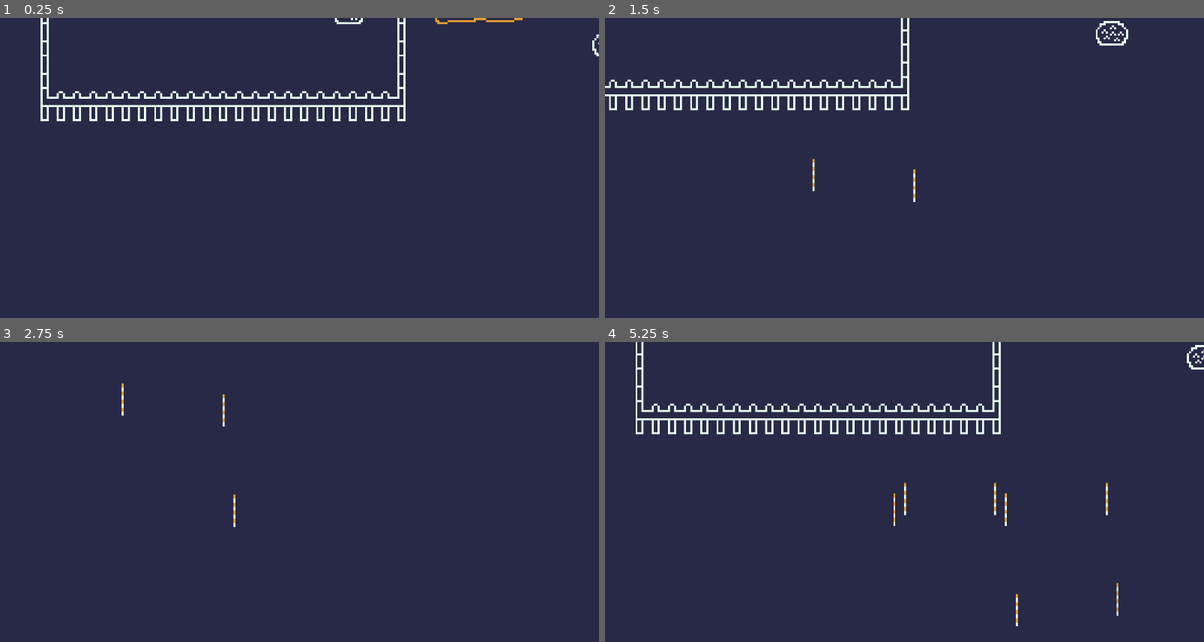
Above: before the commit, frames 1-4 (two rows, left to right).
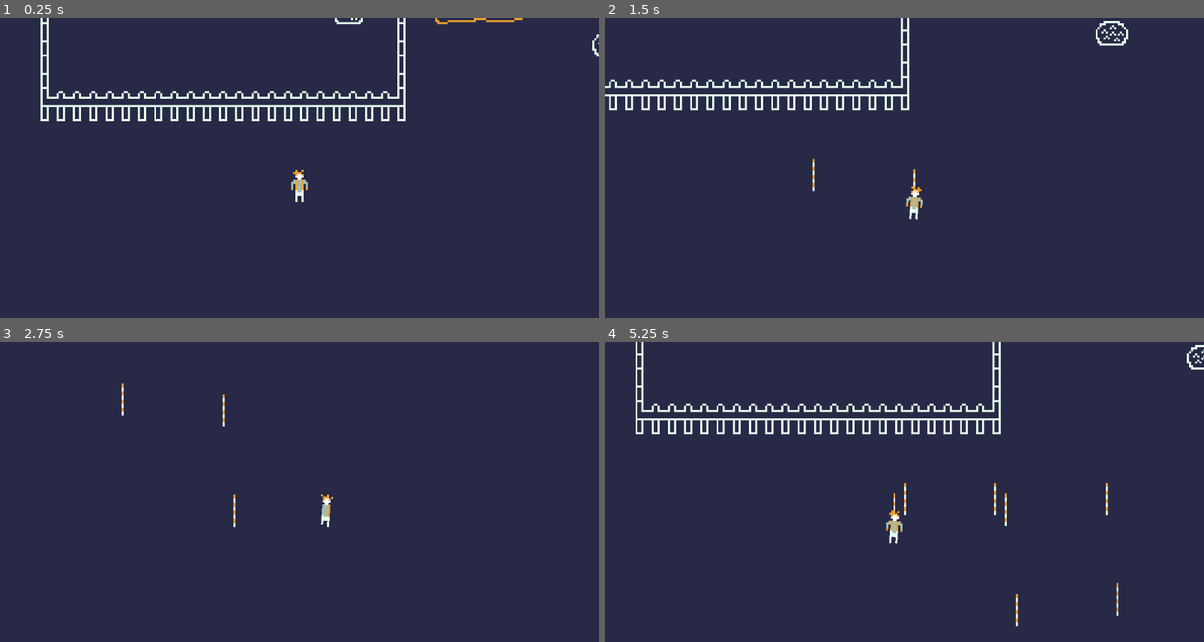
Above: after the commit, the same moments.

Repository: troingle/sgh-jami-24
Game: Godot game, scene res://scenes/level_1.tscn
The game is run twice, just before and just after one commit, with the same random seed, the same clock (stepped at 60 frames per second) and the same inputs.
Inputs:
- Up to frame 1 (0.25 s): no input
- Up to frame 2 (1.5 s): tap Enter at 0.5 s; hold D (right) 0.53-1.28 s; tap Space (place) at 0.6, 1.35 s; hold S (down) from 1.28 s (still down)
- Up to frame 3 (2.75 s): release S (down) at 2.03 s; hold D (right) from 2.03 s (still down); tap Space (place) at 2.1 s
- Up to frame 4 (5.25 s): release D (right) at 2.78 s; hold W (up) 2.78-3.53 s; tap Space (place) every 0.75 s from 2.85 to 5.1 s; hold A (left) 3.53-5.03 s; hold S (down) from 5.03 s (still down)

The runs differ from the first frame. In frame 1, 0.2% of the frame differs, in the area x 48-52%, y 50-62%; in frame 2, 0.2%, in the area x 50-54%, y 56-68%; in frame 3, 0.1%; in frame 4, 0.2%.

Commit message:
Fixed bug with player not showing

Diff:
--- a/scenes/player.tscn
+++ b/scenes/player.tscn
@@ -120,6 +120,21 @@
 [sub_resource type="RectangleShape2D" id="RectangleShape2D_wwnqb"]
 size = Vector2(24, 48)
 
+[sub_resource type="Animation" id="Animation_y3vm7"]
+length = 0.001
+tracks/0/type = "value"
+tracks/0/imported = false
+tracks/0/enabled = true
+tracks/0/path = NodePath("AnimatedSprite2D:rotation")
+tracks/0/interp = 1
+tracks/0/loop_wrap = true
+tracks/0/keys = {
+"times": PackedFloat32Array(0),
+"transitions": PackedFloat32Array(1),
+"update": 0,
+"values": [0.0]
+}
+
 [sub_resource type="Animation" id="Animation_2d2ai"]
 resource_name = "wobble"
 length = 0.4
@@ -137,21 +152,6 @@
 "values": [0.0, 0.0698132, 0.0, -0.0698132]
 }
 
-[sub_resource type="Animation" id="Animation_y3vm7"]
-length = 0.001
-tracks/0/type = "value"
-tracks/0/imported = false
-tracks/0/enabled = true
-tracks/0/path = NodePath("AnimatedSprite2D:rotation")
-tracks/0/interp = 1
-tracks/0/loop_wrap = true
-tracks/0/keys = {
-"times": PackedFloat32Array(0),
-"transitions": PackedFloat32Array(1),
-"update": 0,
-"values": [0.0]
-}
-
 [sub_resource type="AnimationLibrary" id="AnimationLibrary_m5gqf"]
 _data = {
 "RESET": SubResource("Animation_y3vm7"),
@@ -164,10 +164,9 @@
 [node name="AnimatedSprite2D" type="AnimatedSprite2D" parent="."]
 z_index = 10
 texture_filter = 1
-position = Vector2(-546, 79)
 scale = Vector2(3, 3)
 sprite_frames = SubResource("SpriteFrames_cgn72")
-animation = &"idle"
+animation = &"run_side"
 
 [node name="CollisionShape2D" type="CollisionShape2D" parent="."]
 shape = SubResource("RectangleShape2D_wwnqb")
